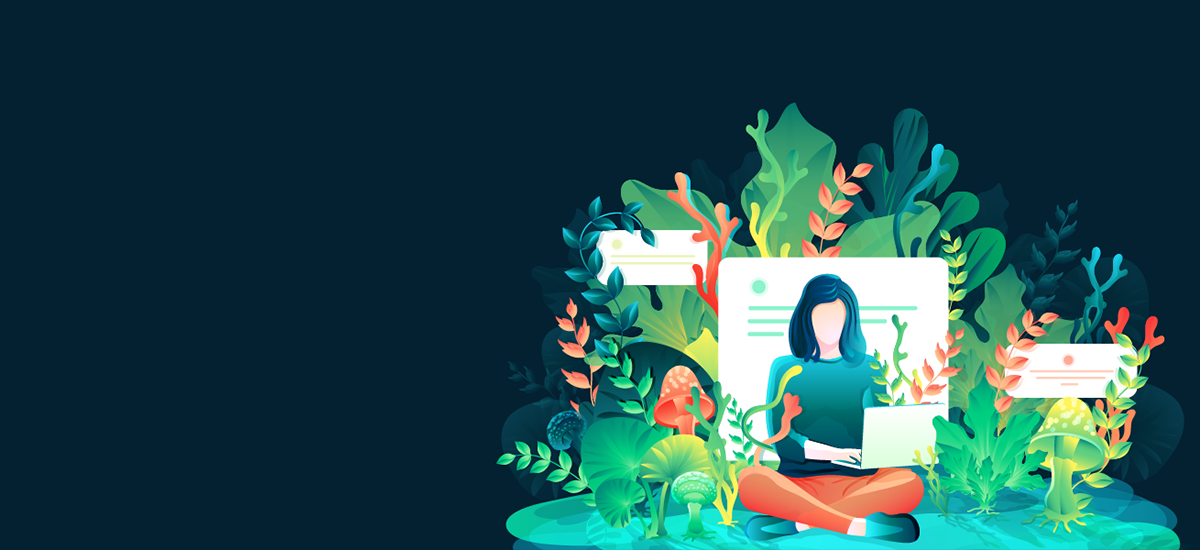
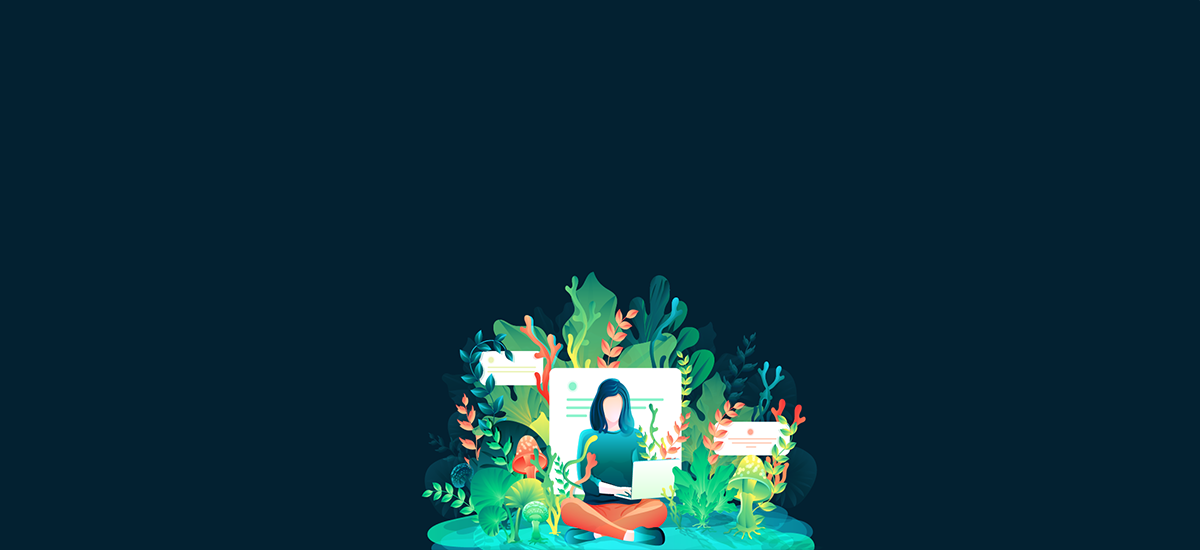
Layers edited between the first and the second 1200 x 550 image:
added layer "bg-sm" above "main-background" over [420, 208, 826, 550]
hid "main-background" over [467, 0, 1200, 550]
added layer "sm-background" above "background" over [420, 0, 1200, 550]
hid "background" over [420, 0, 1200, 550]
